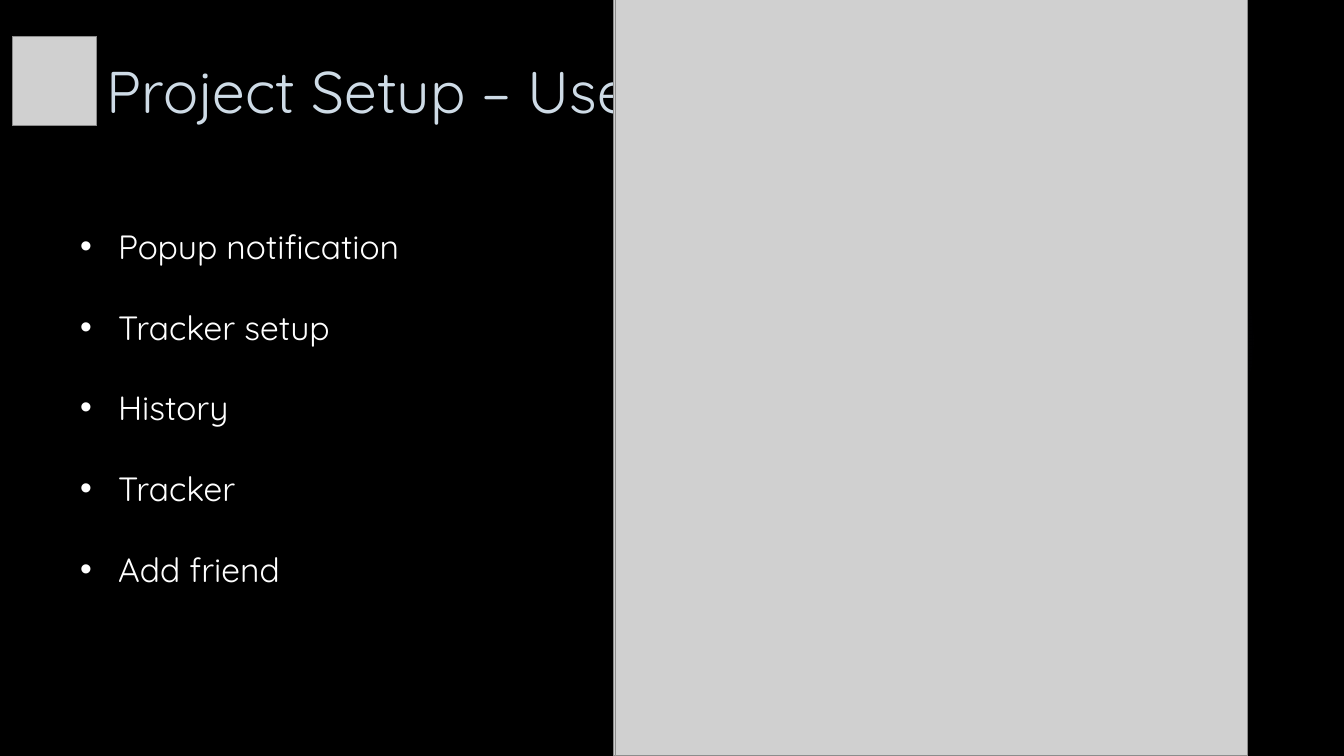
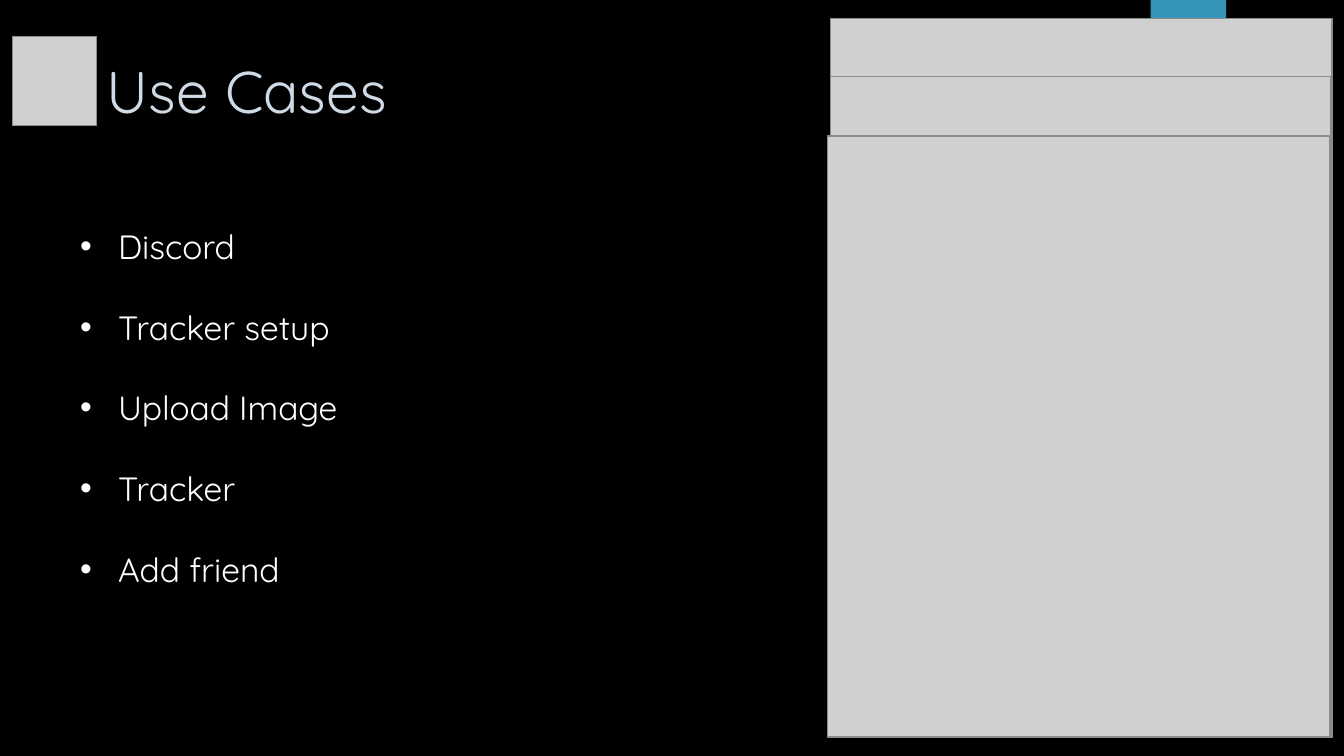
Before and after one commit to DawidMa/sheeshApp, a slide deck: slide 4 of SheeshApp.pptx. Drawn at 1344x756 pixels with LibreOffice and Linux fonts; fonts in the diff are those of the drawing; grey boxes stand for pictures; background and template pictures are left out. Boxes give left, top, right and bottom in pixels: in the first picture for what was removed or moved away, otherwise in the second. Text is boxed around its words. In the diff, an @@ line names an element or a change of style, - is before the commit and + after.

```diff
--- a/SheeshApp.pptx
+++ b/SheeshApp.pptx
@@ picture removed at (614, 0, 1247, 756) @@
@@ picture: place and size @@
-picture at (615, 0, 1247, 756)
+picture at (831, 18, 1333, 738)
@@ title at (107, 71, 387, 114): text changed @@
-Project Setup – Use cases
+Use Cases
@@ picture: place and size @@
-picture at (699, 0, 1247, 756)
+picture at (831, 77, 1332, 736)
@@ picture: place and size @@
-picture at (614, 0, 1248, 756)
+picture at (828, 135, 1332, 736)
@@ picture: place and size @@
-picture at (615, 0, 1248, 756)
+picture at (828, 136, 1331, 737)
@@ picture added at (828, 142, 1330, 736) @@
@@ ellipse removed at (949, 185, 1259, 495) @@
@@ text at (118, 234, 235, 260): text changed @@
-• Popup notification
+• Discord
@@ text at (118, 395, 337, 427): text changed @@
-• History
+• Upload Image
```
Also in this commit, not shown: 9 other slides changed, 4 slides added, 1 slide removed.
